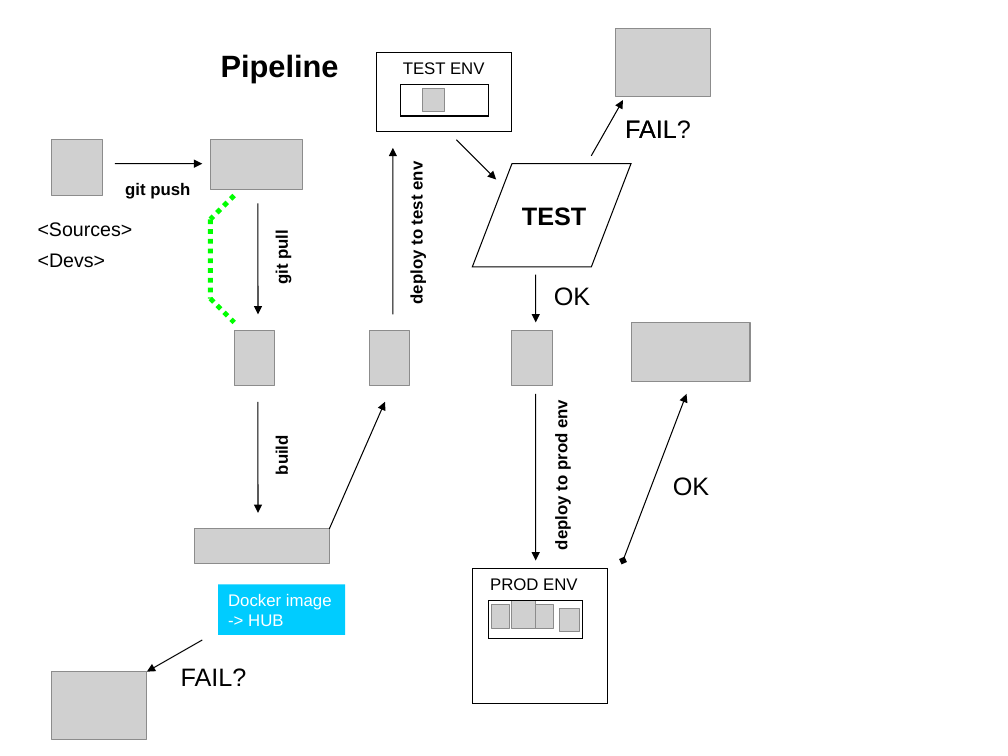
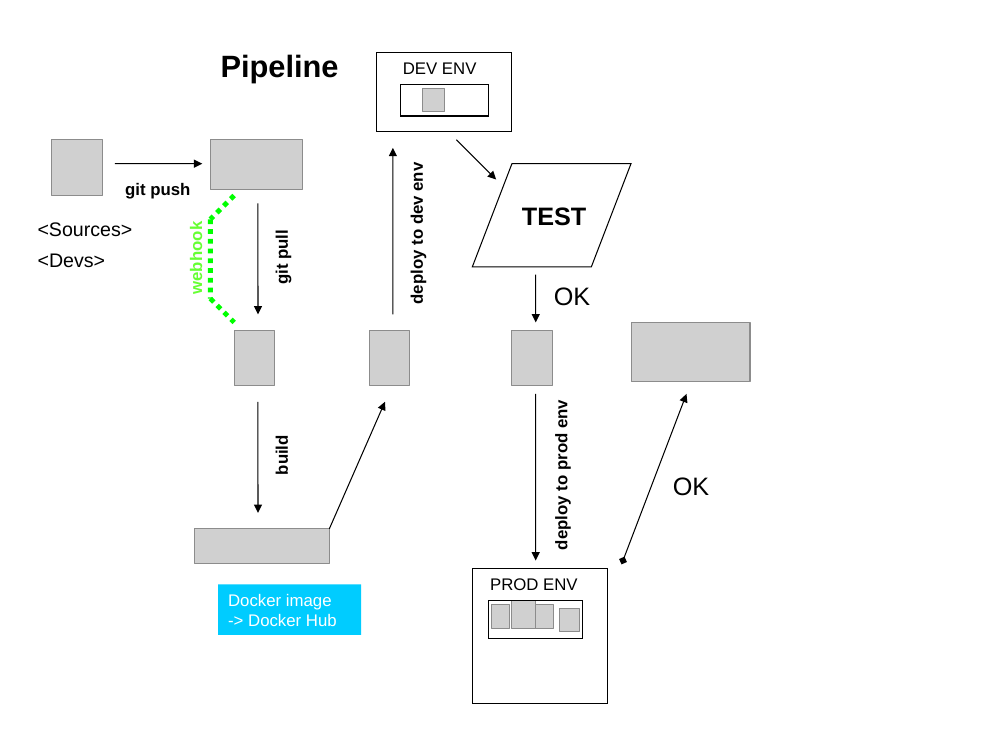
Before and after one commit to plibnik/Final_Project, a slide deck: slide 5 of FP_presentation.ppt. Drawn at 1008x756 pixels with LibreOffice and Linux fonts; fonts in the diff are those of the drawing; grey boxes stand for pictures; background and template pictures are left out. Boxes give left, top, right and bottom in pixels: in the first picture for what was removed or moved away, otherwise in the second. Text is boxed around its words. In the diff, an @@ line names an element or a change of style, - is before the commit and + after.

```diff
--- a/FP_presentation.ppt
+++ b/FP_presentation.ppt
@@ picture removed at (615, 28, 711, 96) @@
@@ text at (403, 62, 476, 74): text changed @@
-TEST ENV
+DEV ENV
@@ arrow removed from (592, 156) to (623, 100) @@
@@ text removed at (615, 108, 702, 148) @@
-FAIL?
@@ text removed at (625, 120, 691, 138) @@
-FAIL
@@ text at (408, 164, 427, 303): text changed @@
-deploy to test env
+deploy to dev env
@@ text added at (187, 231, 206, 293), 12 pt, text #66FF33, bold @@
+webhook
@@ rectangle "Docker image -> Docker Hub": place and size @@
-rectangle "Docker image -> Docker Hub" at (218, 585, 345, 635)
+rectangle "Docker image -> Docker Hub" at (218, 585, 361, 635)
@@ text in rectangle at (228, 594, 337, 626): text changed @@
-Docker image -> HUB
+Docker image -> Docker Hub
@@ arrow removed from (203, 640) to (147, 671) @@
@@ picture removed at (51, 671, 147, 739) @@
@@ text removed at (181, 668, 247, 686) @@
-FAIL?
```
Also in this commit, not shown: 3 other slides changed, 2 other files.
